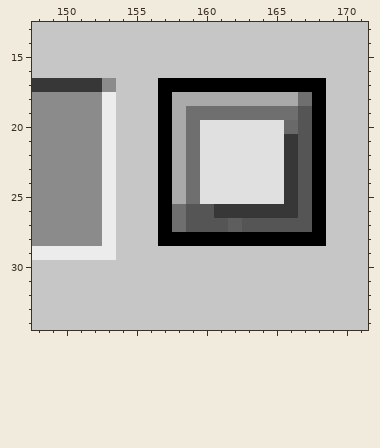
Pixel-art file, stored at unused/vending_machine_GUI.ase. The picture above is the old version.
256x256 pixels, 1 frame. Colours within 5 levels of each other are drawn and written as one. Shown: x 148..171, y 13..34. The commit also changed other parts of the picture, which this record leaves out.
Now the later version:
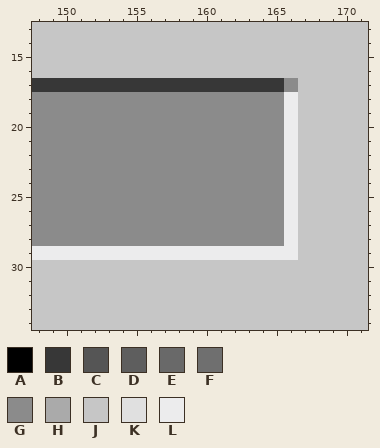
Palette (. is transparent): A #000000  B #373737  C #555555  D #5e5e5e  E #696969  F #6f6f6f  G #8b8b8b  H #aaaaaa  J #c6c6c6  K #e0e0e0  L #ececed
The exact change:
Layers "glyphs", "slots":
y 17: x 153..168 GJJJAAAAAAAAAAAA -> BBBBBBBBBBBBBGJJ
y 18: x 153..168 LJJJAHHHHHHHHHFA -> GGGGGGGGGGGGGLJJ
y 19: x 153..168 LJJJAHFFFFFFFFCA -> GGGGGGGGGGGGGLJJ
y 20: x 153..168 LJJJAHFKKKKKKECA -> GGGGGGGGGGGGGLJJ
y 21..25: x 153..168 LJJJAHFKKKKKKBCA -> GGGGGGGGGGGGGLJJ
y 26: x 153..168 LJJJAFCCBBBBBBCA -> GGGGGGGGGGGGGLJJ
y 27: x 153..168 LJJJAFCCCDCCCCCA -> GGGGGGGGGGGGGLJJ
y 28: x 153..168 LJJJAAAAAAAAAAAA -> GGGGGGGGGGGGGLJJ
y 29: x 154..166 JJJJJJJJJJJJJ -> LLLLLLLLLLLLL
